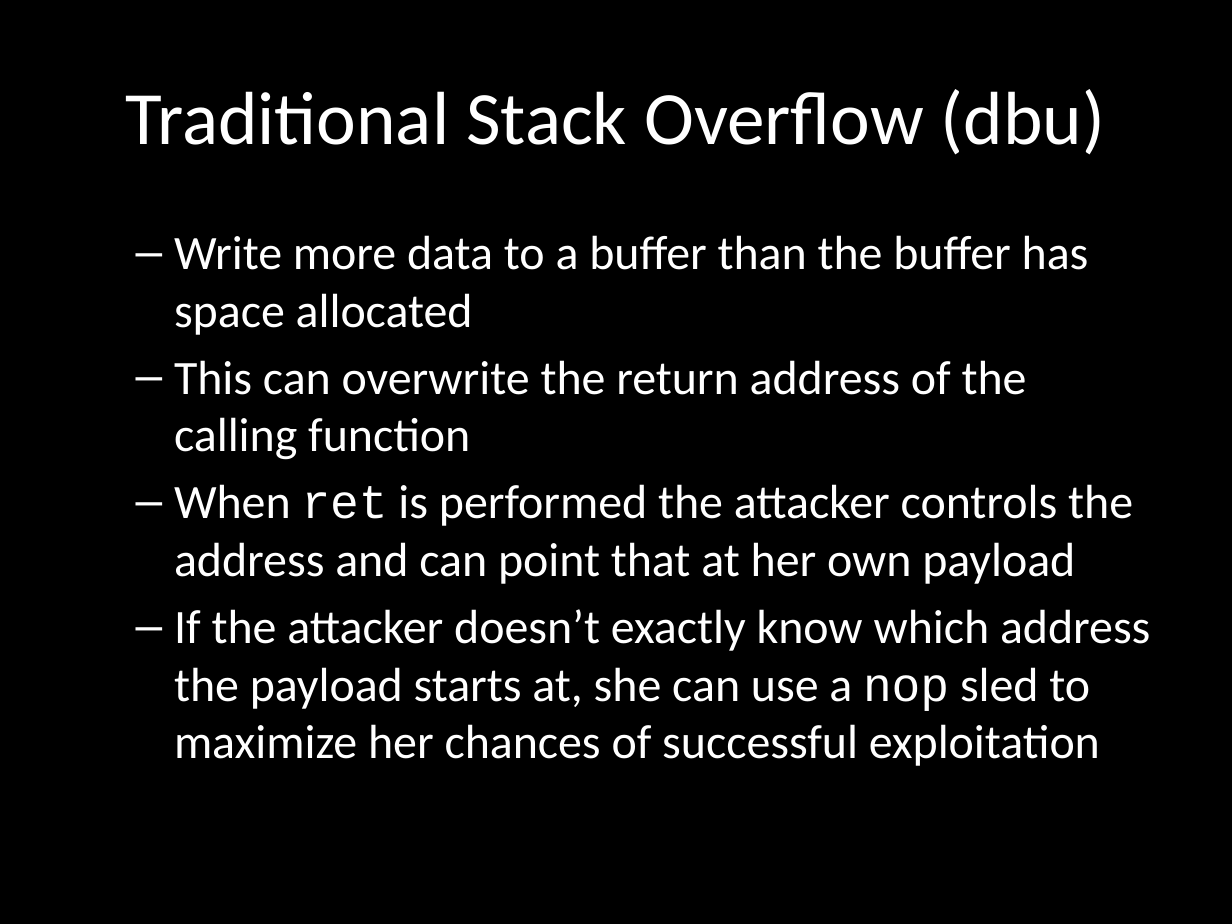
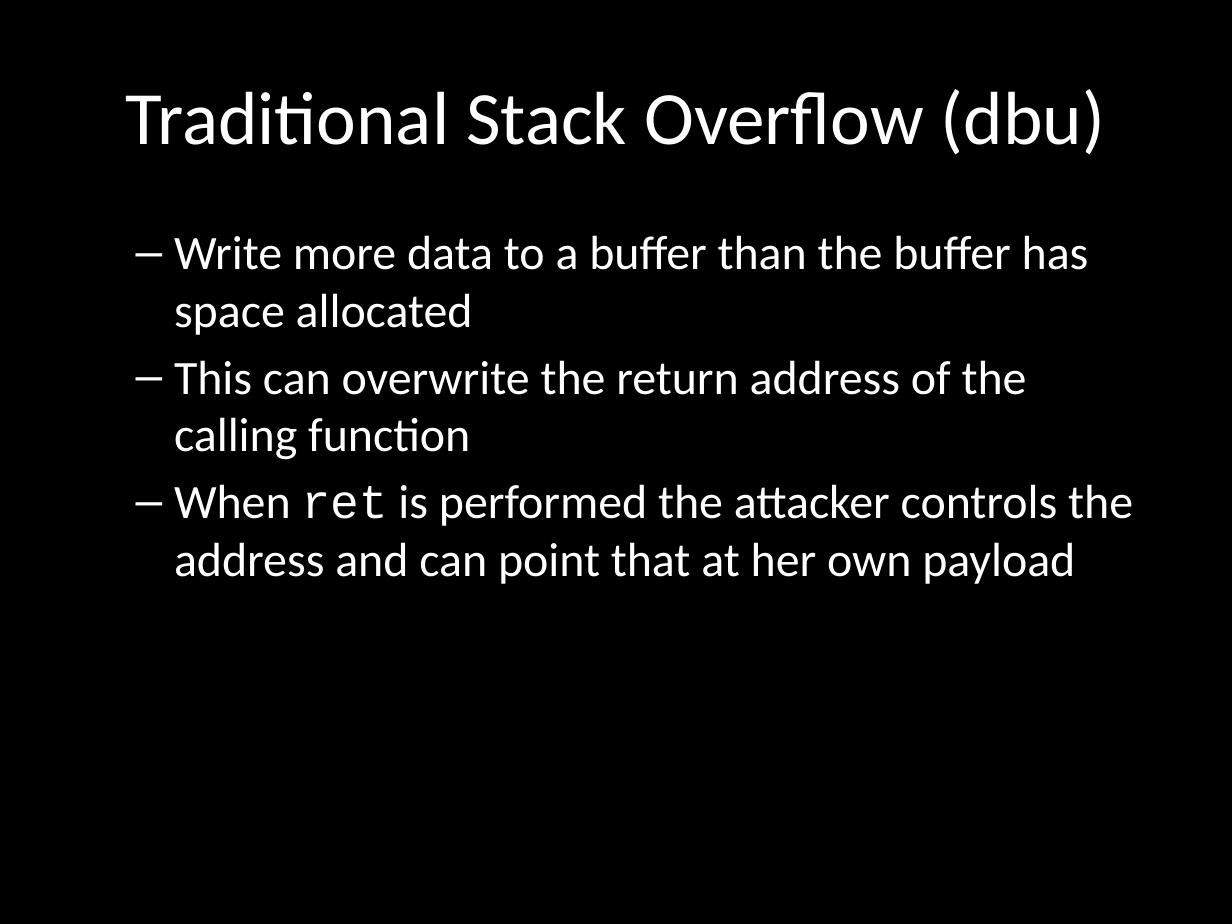
Before and after one commit to wuurrd/techzonepresentation, a slide deck: slide 7 of presentation.pptx. Drawn at 1232x924 pixels with LibreOffice and Linux fonts; fonts in the diff are those of the drawing. Boxes give left, top, right and bottom in pixels: in the first picture for what was removed or moved away, otherwise in the second. Text is boxed around its words. In the diff, an @@ line names an element or a change of style, - is before the commit and + after.

```diff
--- a/presentation.pptx
+++ b/presentation.pptx
@@ text at <box>174,609,1150,766</box>: paragraph removed @@
-  – If the attacker doesn’t exactly know which address the payload starts at, she can use a nop sled to maximize her chances of successful exploitation
```
Also in this commit, not shown: 8 other slides changed.
